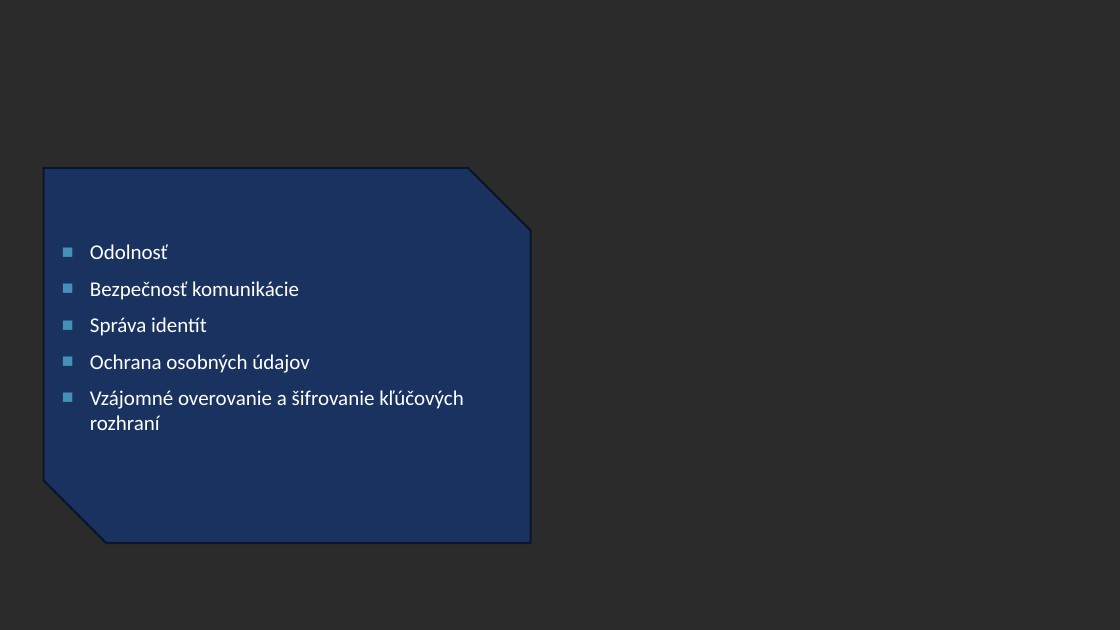
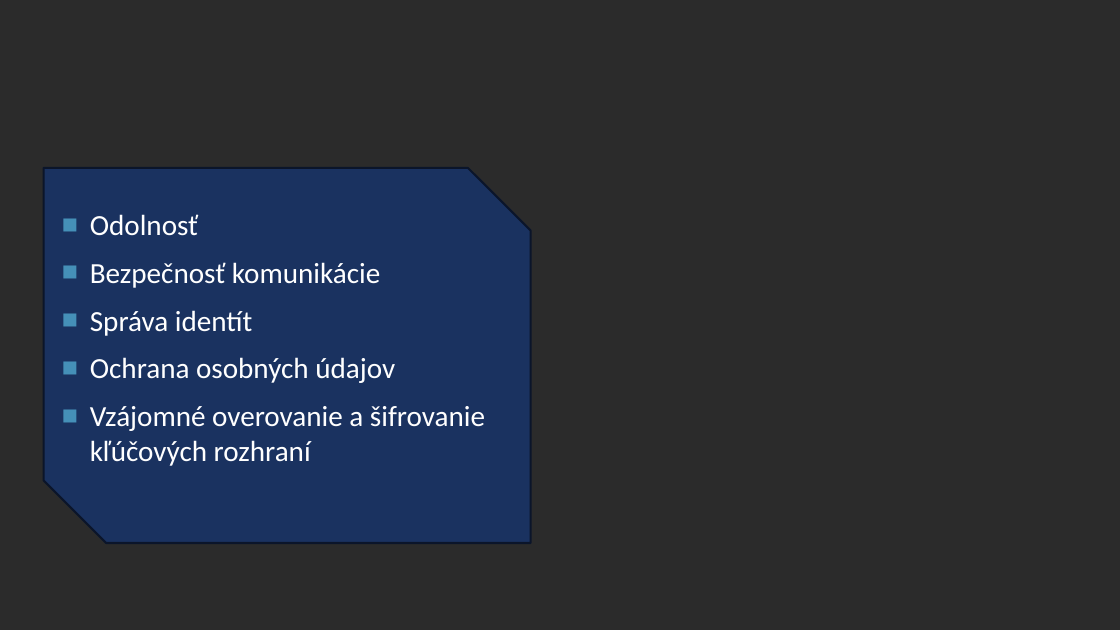
Before and after one commit to Stypec/Rocnikovy-projekt, a slide deck: slide 7 of 5g sieť.pptx. Drawn at 1120x630 pixels with LibreOffice and Linux fonts; fonts in the diff are those of the drawing; background and template pictures are left out; a plain dark background stands for a picture behind light text. Boxes give left, top, right and bottom in pixels: in the first picture for what was removed or moved away, otherwise in the second. Text is boxed around its words. In the diff, an @@ line names an element or a change of style, - is before the commit and + after.

```diff
--- a/5g sieť.pptx
+++ b/5g sieť.pptx
@@ text "Odolnosť" at (90, 214, 485, 466): size 18 to 25 pt; more space between paragraphs @@
```
Also in this commit, not shown: 5 other slides changed, 1 other file.
